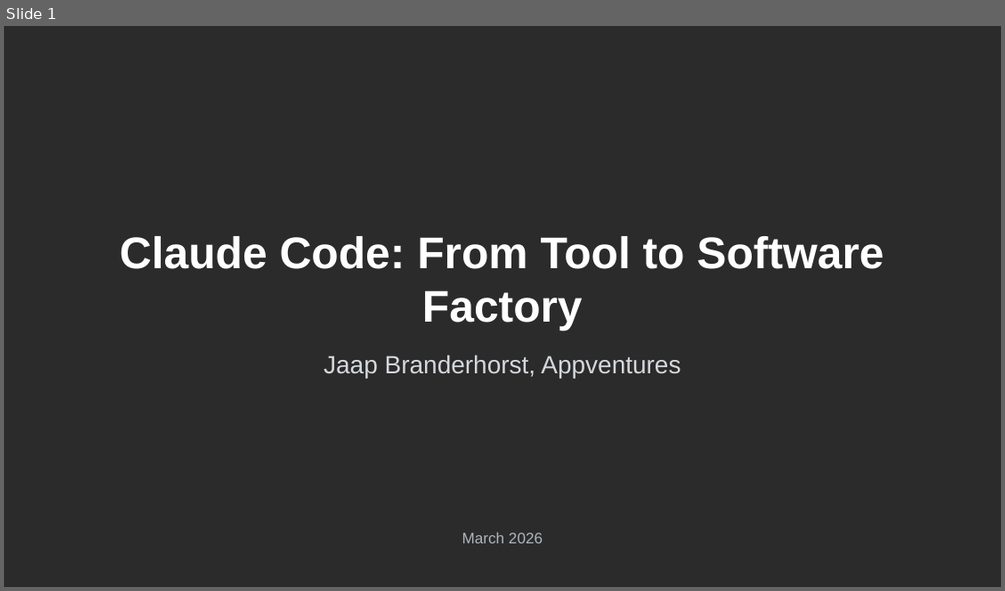
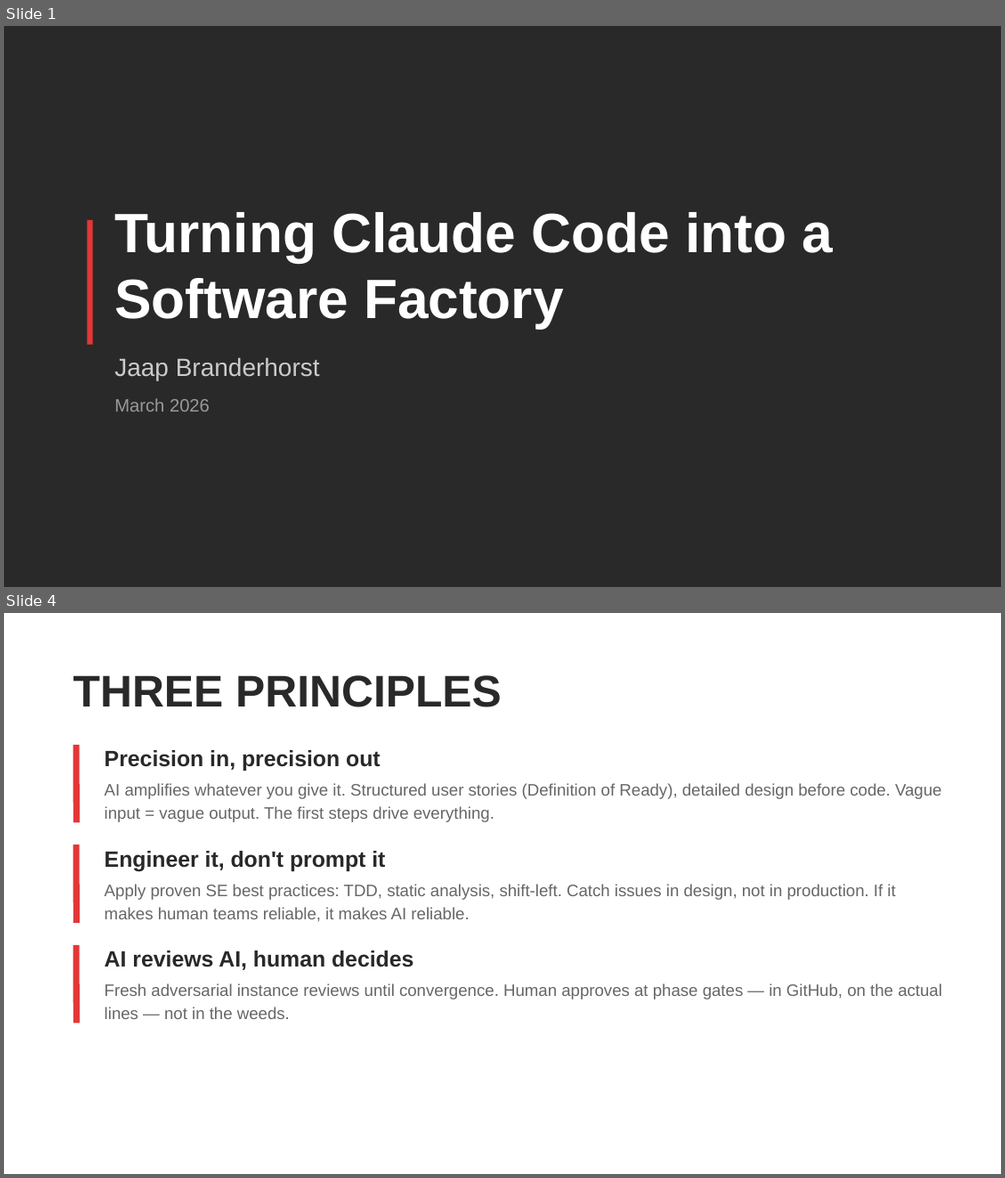
Before and after one commit to SalesforceRocks/python-demo, a slide deck: presentation.pptx. Shown one above the other, each under a label of ours: slide 1 before the commit, slides 1 and 4 after it; the slides between them are not shown. The pictures are 1005x591 and 1005x1178 pixels, drawn with LibreOffice and Linux fonts; fonts in the diff are those of the drawing; background and template pictures are left out; a plain dark background stands for a picture behind light text. Boxes give left, top, right and bottom in pixels: in the first picture for what was removed or moved away, otherwise in the second. Text is boxed around its words. In the diff, an @@ line names an element or a change of style, - is before the commit and + after.

```diff
--- a/presentation.pptx
+++ b/presentation.pptx
@@ slide 4 added at (x1=4, y1=613, x2=1001, y2=1174), background #FFFFFF @@
@@ text added at (x1=73, y1=675, x2=502, y2=707), 32 pt, text #292929, bold @@
+THREE PRINCIPLES
@@ line added from (77, 745) to (77, 822), #E33737 4.5 pt @@
@@ text added at (x1=105, y1=750, x2=380, y2=771), 16 pt, text #292929, bold @@
+Precision in, precision out
@@ text added at (x1=105, y1=783, x2=942, y2=822), 12 pt, text #666666 @@
+AI amplifies whatever you give it. Structured user stories (Definition of Ready), detailed design before code. Vague input = vague output. The first steps drive everything.
@@ line added from (77, 844) to (77, 923), #E33737 4.5 pt @@
@@ text added at (x1=105, y1=851, x2=385, y2=872), 16 pt, text #292929, bold @@
+Engineer it, don't prompt it
@@ text added at (x1=105, y1=884, x2=895, y2=921), 12 pt, text #666666 @@
+Apply proven SE best practices: TDD, static analysis, shift-left. Catch issues in design, not in production. If it makes human teams reliable, it makes AI reliable.
@@ line added from (77, 945) to (77, 1022), #E33737 4.5 pt @@
@@ text added at (x1=105, y1=950, x2=413, y2=970), 16 pt, text #292929, bold @@
+AI reviews AI, human decides
@@ text added at (x1=105, y1=983, x2=942, y2=1019), 12 pt, text #666666 @@
+Fresh adversarial instance reviews until convergence. Human approves at phase gates — in GitHub, on the actual lines — not in the weeds.
@@ slide 1 changed as well @@
@@ background picture (left out) to #292929 @@
@@ text at (x1=114, y1=212, x2=833, y2=328): text changed; size 32 to 40 pt @@
-Claude Code: From Tool to Software Factory
+Turning Claude Code into a Software Factory
@@ rectangle added at (x1=87, y1=219, x2=93, y2=344), fill #E33737 @@
@@ text at (x1=114, y1=357, x2=320, y2=380): text changed; text colour #D5D8DC to #CCCBCB @@
-Jaap Branderhorst, Appventures
+Jaap Branderhorst
@@ text "March 2026" moved from (x1=462, y1=532, x2=542, y2=543) to (x1=114, y1=398, x2=210, y2=411) @@
@@ text "March 2026" at (x1=114, y1=398, x2=210, y2=411): size 11 to 13 pt, text colour #AEB6BF to #999999; alignment centre to left @@
```
Also in this commit, not shown: 10 other slides added, 27 slides removed, 18 other files.
